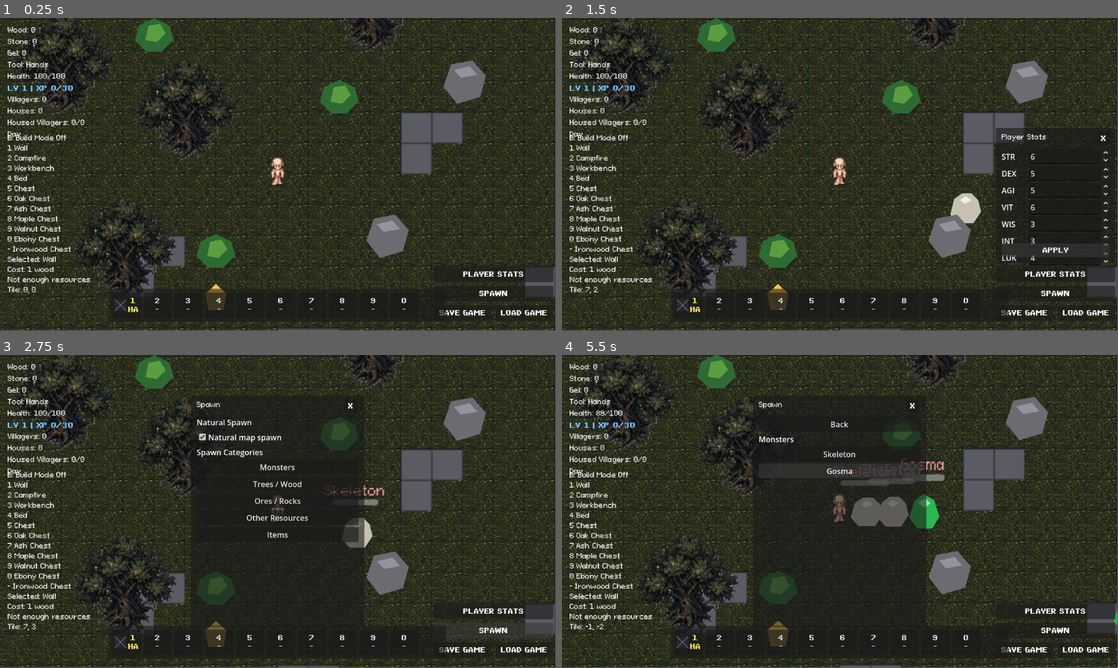
Above: before the commit, frames 1-4 (two rows, left to right).
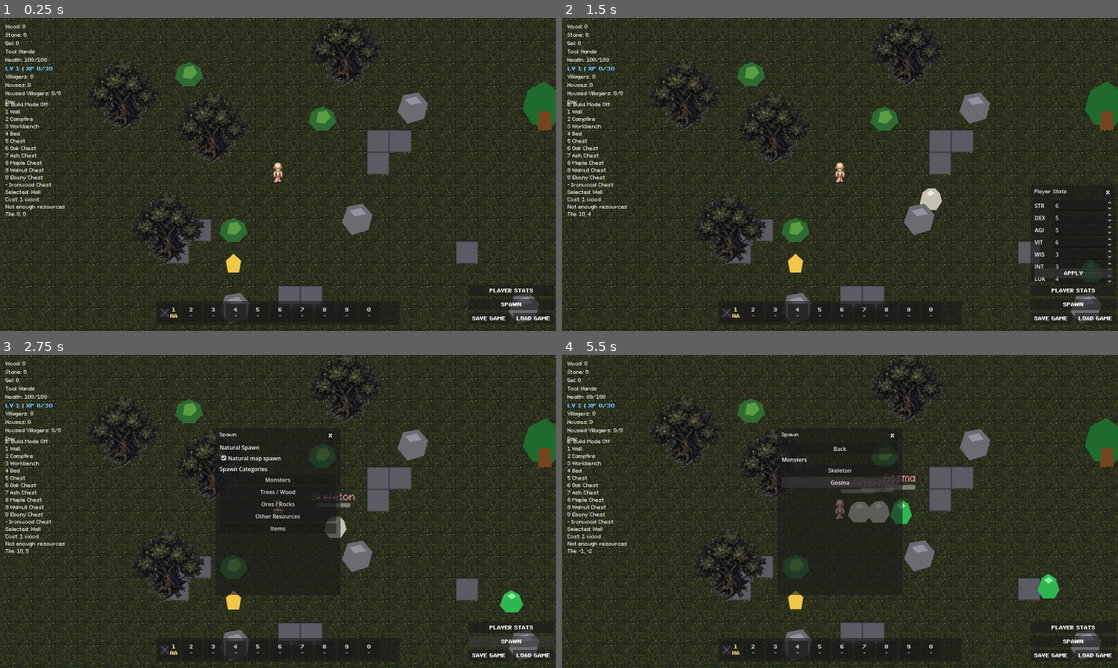
Above: after the commit, the same moments.

Repository: ramonsamagaio/Oathwake-Main
Game: Godot game, scene res://scenes/Main.tscn
Same seed, same stepped clock (60 frames per second), same inputs: the game is played once before the commit and once after it.
Inputs:
- Up to frame 1 (0.25 s): no input
- Up to frame 2 (1.5 s): click "PLAYER STATS" at 0.5 s; click "APPLY" at 1.25 s
- Up to frame 3 (2.75 s): click "SPAWN" at 2 s
- Up to frame 4 (5.5 s): click "Natural map spawn" at 2.75 s; click "Monsters" at 3.5 s; click "Skeleton" at 4.25 s; click "Gosma" at 5 s
The window is 799x449 before the commit and 800x450 after it. Grey fills any space a smaller window leaves; there, only what the larger window draws over its background counts as a difference.

The runs differ from the first frame. In frame 1, 28% of the frame differs, in the area x 0-100%, y 0-100%; in frame 2, 29%; in frame 3, 28%; in frame 4, 28%.

Commit message:
telamaior

Diff:
--- /dev/null
+++ b/data/settings.json
@@ -0,0 +1,6 @@
+{
+	"resolution": "1600x900",
+	"fullscreen": false,
+	"vsync": true,
+	"ui_scale": 1.0
+}
--- a/project.godot
+++ b/project.godot
@@ -16,6 +16,14 @@
 config/icon="res://icon.svg"
 config/main_scene="res://scenes/Main.tscn"
 
+[display]
+
+window/size/viewport_width=1600
+window/size/viewport_height=900
+window/size/window_width_override=1600
+window/size/window_height_override=900
+window/size/mode=0
+
 [autoload]
 
 ContentDB="*res://scripts/systems/ContentDB.gd"
--- a/scripts/Main.gd
+++ b/scripts/Main.gd
@@ -3,6 +3,7 @@
 const Inventory = preload("res://scripts/Inventory.gd")
 const SaveSystem = preload("res://scripts/systems/SaveSystem.gd")
 const SaveSlotManager = preload("res://scripts/systems/SaveSlotManager.gd")
+const SettingsManager = preload("res://scripts/systems/SettingsManager.gd")
 const WorldItemSpawner = preload("res://scripts/systems/WorldItemSpawner.gd")
 const InventoryDebug = preload("res://scripts/systems/InventoryDebug.gd")
 const EquipmentSystem = preload("res://scripts/systems/EquipmentSystem.gd")
@@ -17,6 +18,7 @@
 var collected_resource_ids := {}
 var save_system := SaveSystem.new()
 var save_slot_manager := SaveSlotManager.new()
+var settings_manager := SettingsManager.new()
 var player_stat_spin_boxes := {}
 var monster_spawner := MonsterSpawner.new()
 
@@ -57,6 +59,8 @@
 
 func _ready() -> void:
 	add_to_group("main")
+	settings_manager.load_settings()
+	settings_manager.apply_settings()
 	add_child(monster_spawner)
 	_configure_save_buttons()
 	_configure_player_stats_debug_ui()
--- /dev/null
+++ b/scripts/systems/SettingsManager.gd
@@ -0,0 +1,109 @@
+extends RefCounted
+
+const DEFAULT_SETTINGS_PATH := "res://data/settings.json"
+const USER_SETTINGS_PATH := "user://settings.json"
+
+var settings := {
+	"resolution": "1600x900",
+	"fullscreen": false,
+	"vsync": true,
+	"ui_scale": 1.0,
+}
+
+
+func load_settings() -> Dictionary:
+	settings = _load_settings_file(DEFAULT_SETTINGS_PATH, settings)
+	if FileAccess.file_exists(USER_SETTINGS_PATH):
+		settings = _load_settings_file(USER_SETTINGS_PATH, settings)
+	return settings.duplicate(true)
+
+
+func save_settings() -> String:
+	var base_dir := USER_SETTINGS_PATH.get_base_dir()
+	if not base_dir.is_empty() and not DirAccess.dir_exists_absolute(base_dir):
+		var make_error := DirAccess.make_dir_recursive_absolute(base_dir)
+		if make_error != OK:
+			return "Could not create settings directory: %s" % base_dir
+
+	var file := FileAccess.open(USER_SETTINGS_PATH, FileAccess.WRITE)
+	if file == null:
+		return "Could not save settings to %s" % USER_SETTINGS_PATH
+
+	file.store_string(JSON.stringify(settings, "\t") + "\n")
+	return ""
+
+
+func apply_settings() -> void:
+	_apply_resolution(str(settings.get("resolution", "1600x900")))
+	_apply_fullscreen(bool(settings.get("fullscreen", false)))
+	_apply_vsync(bool(settings.get("vsync", true)))
+	_apply_ui_scale(float(settings.get("ui_scale", 1.0)))
+
+
+func set_resolution(resolution: String) -> void:
+	settings["resolution"] = resolution
+
+
+func set_fullscreen(is_fullscreen: bool) -> void:
+	settings["fullscreen"] = is_fullscreen
+
+
+func set_vsync(enabled: bool) -> void:
+	settings["vsync"] = enabled
+
+
+func set_ui_scale(scale: float) -> void:
+	settings["ui_scale"] = max(scale, 0.5)
+
+
+func _load_settings_file(path: String, fallback: Dictionary) -> Dictionary:
+	if not FileAccess.file_exists(path):
+		return fallback.duplicate(true)
+
+	var file := FileAccess.open(path, FileAccess.READ)
+	if file == null:
+		return fallback.duplicate(true)
+
+	var json := JSON.new()
+	var parse_error := json.parse(file.get_as_text())
+	if parse_error != OK or not json.data is Dictionary:
+		return fallback.duplicate(true)
+
+	var loaded_settings: Dictionary = fallback.duplicate(true)
+	var parsed: Dictionary = json.data
+	for key in parsed.keys():
+		loaded_settings[str(key)] = parsed[key]
+	return loaded_settings
+
+
+func _apply_resolution(resolution: String) -> void:
+	var parts := resolution.split("x")
+	if parts.size() != 2:
+		return
+
+	var width := int(parts[0])
+	var height := int(parts[1])
+	if width <= 0 or height <= 0:
+		return
+
+	DisplayServer.window_set_mode(DisplayServer.WINDOW_MODE_WINDOWED)
+	DisplayServer.window_set_size(Vector2i(width, height))
+
+
+func _apply_fullscreen(is_fullscreen: bool) -> void:
+	DisplayServer.window_set_mode(
+		DisplayServer.WINDOW_MODE_FULLSCREEN if is_fullscreen else DisplayServer.WINDOW_MODE_WINDOWED
+	)
+
+
+func _apply_vsync(enabled: bool) -> void:
+	DisplayServer.window_set_vsync_mode(
+		DisplayServer.VSYNC_ENABLED if enabled else DisplayServer.VSYNC_DISABLED
+	)
+
+
+func _apply_ui_scale(scale: float) -> void:
+	var root := Engine.get_main_loop()
+	if root is SceneTree:
+		var scene_tree := root as SceneTree
+		scene_tree.root.content_scale_factor = max(scale, 0.5)
Not shown, added: scripts/systems/SettingsManager.gd.uid
